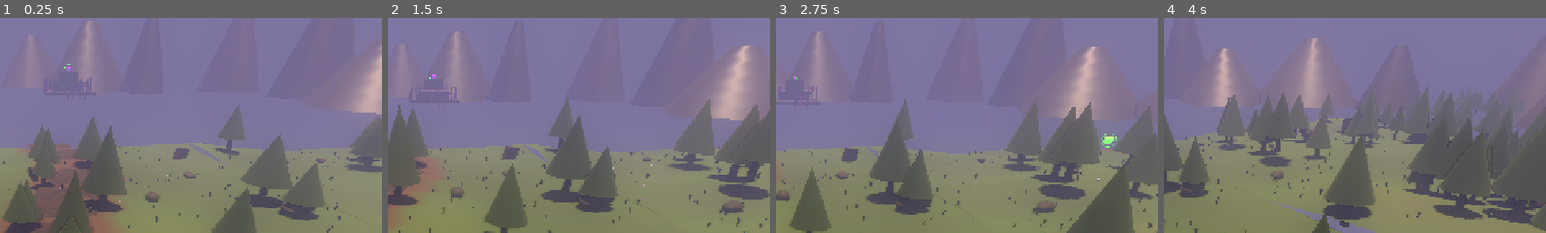
Above: before the commit, frames 1-4 (left to right).
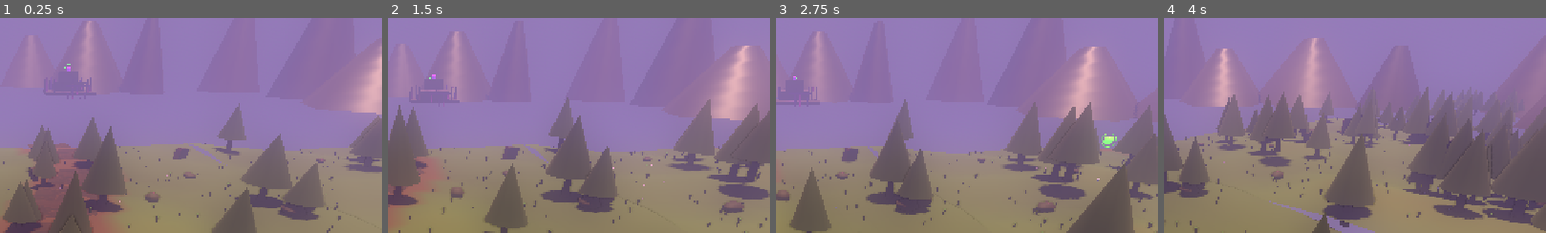
Above: after the commit, the same moments.

Repository: jfeldman9-rgb/RileyDungeonMaster
Game: Godot game, scene res://scenes/open_world_prototype.tscn
Same seed, same stepped clock (60 frames per second), same inputs: the game is played once before the commit and once after it.
Inputs (mouse positions are % of the whole screen's width and height, from its top left):
- Up to frame 1 (0.25 s): no input
- Up to frame 2 (1.5 s): tap Enter (ui_accept) at 0.5, 0.77 s; move the mouse to (72, 45) at 0.52 s; hold D (move_right) 0.53-1.25 s; hold Shift (dash) 0.53-1.25 s; click (72, 45) at 0.67 s; drag from (30, 55) to (45, 70) at 1.27 s
- Up to frame 3 (2.75 s): move the mouse to (60, 28) at 2.02 s; hold D (move_right) from 2.03 s (still down); hold F (throw_star) from 2.03 s (still down)
- Up to frame 4 (4 s): release D (move_right) at 2.75 s; release F (throw_star) at 2.75 s; drag from (45, 70) to (20, 35) at 2.77 s; move the mouse to (80, 65) at 3.52 s; hold A (move_left) from 3.53 s (still down); hold E from 3.53 s (still down); tap Enter (ui_accept) at 3.77 s
The pictures show only the part of the screen within x 50-100%, y 0-50%; the shares and areas given below are measured in that part.

The runs differ from the first frame. In frame 2, less than 0.1% of the frame differs, in the area x 92-100%, y 10-19%; in frame 3, less than 0.1%; in frame 4, less than 0.1%.

Commit message:
Add cinematic open world visual director

Diff:
--- a/scenes/open_world_prototype.tscn
+++ b/scenes/open_world_prototype.tscn
@@ -10,6 +10,7 @@
 [ext_resource type="Script" path="res://scripts/audio_manager.gd" id="8_audio"]
 [ext_resource type="Script" path="res://scripts/ui_manager.gd" id="9_ui"]
 [ext_resource type="Script" path="res://scripts/world_objective_manager.gd" id="10_objectives"]
+[ext_resource type="Script" path="res://scripts/visual_director.gd" id="11_visuals"]
 
 [sub_resource type="Environment" id="Environment_open_world"]
 background_mode = 1
@@ -49,6 +50,12 @@
 
 [node name="WorldEnvironment" type="WorldEnvironment" parent="."]
 environment = SubResource("Environment_open_world")
+
+[node name="VisualDirector" type="Node" parent="."]
+script = ExtResource("11_visuals")
+world_environment_path = NodePath("../WorldEnvironment")
+sun_path = NodePath("../Sun")
+moon_path = NodePath("../Moon")
 
 [node name="Sun" type="DirectionalLight3D" parent="."]
 transform = Transform3D(0.866025, -0.25, 0.433013, 0, 0.866025, 0.5, -0.5, -0.433013, 0.75, 0, 20, 0)
--- /dev/null
+++ b/scripts/visual_director.gd
@@ -0,0 +1,72 @@
+extends Node
+class_name VisualDirector
+
+@export var world_environment_path: NodePath
+@export var sun_path: NodePath
+@export var moon_path: NodePath
+
+
+func _ready() -> void:
+	_apply_environment()
+	_apply_lighting()
+
+
+func _apply_environment() -> void:
+	var world_environment := get_node_or_null(world_environment_path) as WorldEnvironment
+	if not world_environment:
+		return
+	if not world_environment.environment:
+		world_environment.environment = Environment.new()
+	var env := world_environment.environment
+	var sky_material := ProceduralSkyMaterial.new()
+	sky_material.sky_top_color = Color(0.08, 0.09, 0.18)
+	sky_material.sky_horizon_color = Color(0.32, 0.22, 0.38)
+	sky_material.ground_bottom_color = Color(0.035, 0.04, 0.055)
+	sky_material.ground_horizon_color = Color(0.18, 0.16, 0.20)
+	sky_material.sun_angle_max = 18.0
+	sky_material.sun_curve = 0.08
+	var sky := Sky.new()
+	sky.sky_material = sky_material
+	env.background_mode = Environment.BG_SKY
+	env.sky = sky
+	env.fog_enabled = true
+	env.fog_density = 0.008
+	env.fog_light_color = Color(0.42, 0.36, 0.52)
+	env.ambient_light_source = Environment.AMBIENT_SOURCE_COLOR
+	env.ambient_light_color = Color(0.16, 0.16, 0.24)
+	env.ambient_light_energy = 0.38
+	env.set("volumetric_fog_enabled", true)
+	env.set("volumetric_fog_density", 0.015)
+	env.set("volumetric_fog_albedo", Color(0.34, 0.30, 0.46))
+	env.set("volumetric_fog_emission", Color(0.04, 0.03, 0.09))
+	env.set("volumetric_fog_emission_energy", 0.42)
+	env.set("glow_enabled", true)
+	env.set("glow_intensity", 1.3)
+	env.set("glow_bloom", 0.55)
+	env.set("glow_strength", 1.2)
+	env.set("ssao_enabled", true)
+	env.set("ssao_radius", 3.2)
+	env.set("ssao_intensity", 3.1)
+	env.set("ssao_power", 1.65)
+	env.set("adjustment_enabled", true)
+	env.set("adjustment_brightness", 0.96)
+	env.set("adjustment_contrast", 1.24)
+	env.set("adjustment_saturation", 1.18)
+	env.set("dof_blur_far_enabled", true)
+	env.set("dof_blur_far_distance", 64.0)
+	env.set("dof_blur_far_transition", 28.0)
+	env.set("dof_blur_amount", 0.1)
+
+
+func _apply_lighting() -> void:
+	var sun := get_node_or_null(sun_path) as DirectionalLight3D
+	if sun:
+		sun.light_color = Color(1.0, 0.72, 0.42)
+		sun.light_energy = 1.75
+		sun.shadow_enabled = true
+		sun.directional_shadow_max_distance = 180.0
+	var moon := get_node_or_null(moon_path) as DirectionalLight3D
+	if moon:
+		moon.light_color = Color(0.38, 0.48, 1.0)
+		moon.light_energy = 0.45
+		moon.shadow_enabled = true
Not shown: 1 places in scenes/open_world_prototype.tscn that only renumber resources
